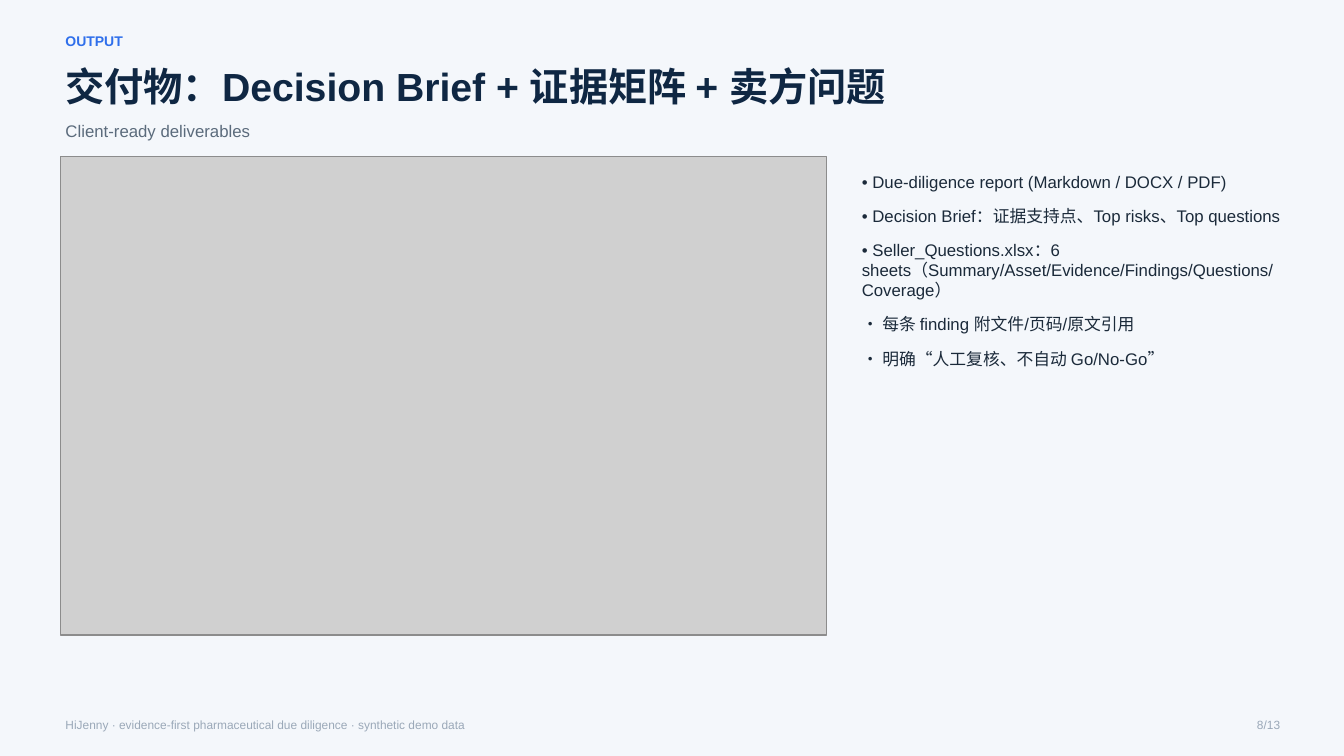
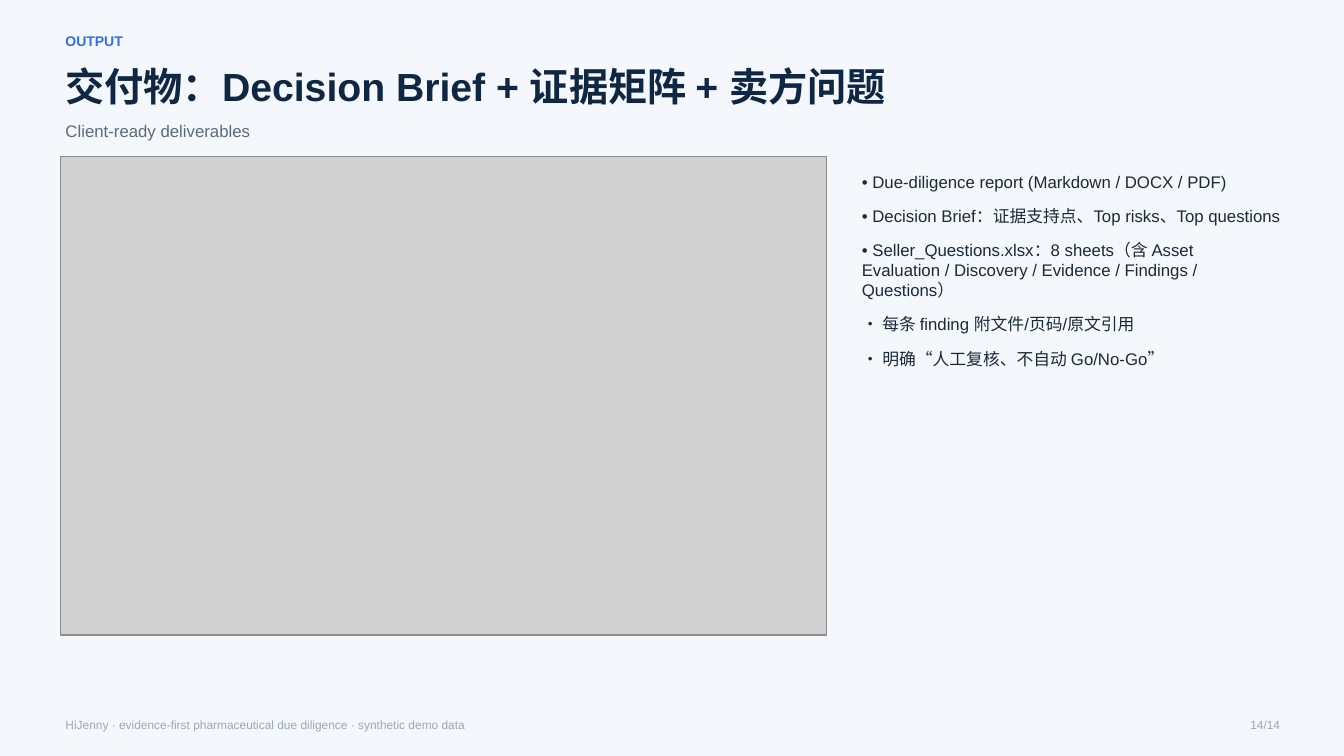
Before and after one commit to james-lebron2000/HiJenny, a slide deck: slide 9 of docs/HiJenny_Pitch.pptx (slide 8 before the commit). Drawn at 1344x756 pixels with LibreOffice and Linux fonts; fonts in the diff are those of the drawing; grey boxes stand for pictures. Boxes give left, top, right and bottom in pixels: in the first picture for what was removed or moved away, otherwise in the second. Text is boxed around its words. In the diff, an @@ line names an element or a change of style, - is before the commit and + after.

Commit message:
feat(asset360): interactive drug-asset discovery + evaluation dashboard; 8-sheet workbook & report appendix; refreshed screenshots, pitch deck, demo/docs

```diff
--- a/docs/HiJenny_Pitch.pptx
+++ b/docs/HiJenny_Pitch.pptx
@@ text at [862,242,1194,299]: text changed @@
-• Seller_Questions.xlsx：6 sheets（Summary/Asset/Evidence/Findings/Questions/Coverage）
+• Seller_Questions.xlsx：8 sheets（含 Asset Evaluation / Discovery / Evidence / Findings / Questions）
@@ text at [1250,720,1280,729]: text changed @@
-8/13
+14/14
```
Also in this commit, not shown: 12 other slides changed, 1 slide added, 36 other files.
